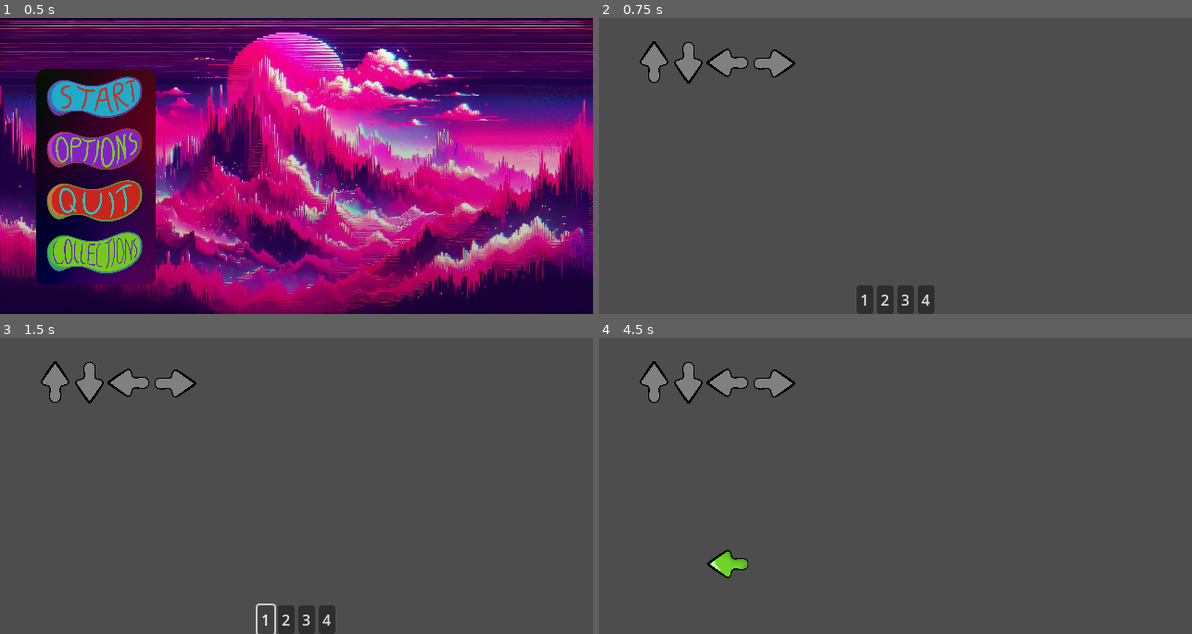
Above: before the commit, frames 1-4 (two rows, left to right).
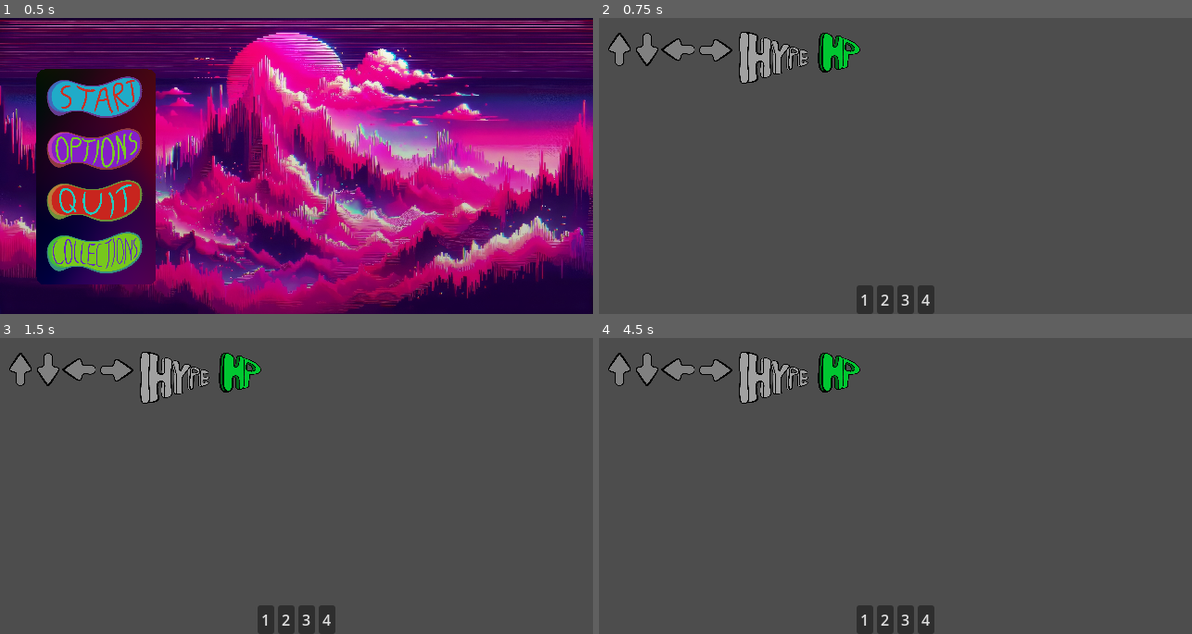
Above: after the commit, the same moments.

Repository: Wings-of-the-Abyss/Backspin
Game: Godot game, scene res://scenes/menu/main menu.tscn
Same seed, same stepped clock (60 frames per second), same inputs: the game is played once before the commit and once after it.
Inputs (mouse positions are in pixels of both pictures, inside the frame that each line leads up to):
- Up to frame 1 (0.5 s): no input
- Up to frame 2 (0.75 s): click (687, 94) at 0.5 s
- Up to frame 3 (1.5 s): click "1" at 1.25 s
- Up to frame 4 (4.5 s): click "2" at 2 s; click "3" at 2.75 s; click "4" at 3.5 s; tap Enter (ui_accept) at 4.25 s; move the mouse to (1025, 471) at 4.27 s; hold Right (right) from 4.28 s (still down)

Frame 1 is identical in both runs. In frame 2, 3.5% of the frame differs, in the area x 1-45%, y 4-23%; in frame 3, 3.5%; in frame 4, 4.9%, in the area x 1-57%, y 4-100%.

Commit message:
big stuff

Diff:
--- a/autoloads/Playerdata.gd
+++ b/autoloads/Playerdata.gd
@@ -2,17 +2,18 @@
 
 const EXAMPLE = preload("res://scenes/game/Moves/Example.tres")
 
-var CurrentScore: int = 0
-var Combo: int = 1
 var MoveDeck: Array[Move] = [
 	EXAMPLE,
 ]
 var ActionPoints: Array[StringName] = []
 
-func update_score(amount: int):
-	if amount < 0:
-		Combo = 1
-	CurrentScore = max(0, CurrentScore + (amount*Combo))
+var HP: int = 100
+var Hype: int = 0
+
+func update_hype(amount: int):
+	Hype += amount
+	if Hype >= 100:
+		HP = min(HP + 25, 100)
 
 func add_to_deck(m: Move) -> void:
 	#add additional deck adding  logic here
--- a/autoloads/TurnManager.gd
+++ b/autoloads/TurnManager.gd
@@ -26,8 +26,9 @@
 
 ##Sequence of events for the Player's turn
 func player_turn() -> void:
+	PlayerData.ActionPoints.append_array(actionpoint_refresh)
+	PlayerData.Hype = 0
 	player_turn_started.emit()
-	PlayerData.ActionPoints.append_array(actionpoint_refresh)
 	await execute_moves
 	execute_queue()
 	await execution_complete
@@ -53,25 +54,22 @@
 func add_move_to_queue(move: Move) -> void:
 	for N in move.Notes:
 		if !PlayerData.ActionPoints.has(N):
-			print("not enough action points")
 			return
 		PlayerData.ActionPoints.erase(N)
 	queue.append(move)
 
 ##Executes the queue
 func execute_queue() -> void:
-	print(queue)
 	for M in queue:
 		await play_move(M)
+	queue.clear()
 	execution_complete.emit()
 
 
 ##Executes the sequence of notes
 func play_move(move: Move) -> void:
-	print("bruh")
 	for i in range(move.Notes.size()):
 		var note_type = move.Notes[i]
-		print(note_type)
 		var note = Note.new()
 		note.assigned_input = note_type
 		active_notes.push_front(note)
--- a/scenes/game/Moves/Example.tres
+++ b/scenes/game/Moves/Example.tres
@@ -5,4 +5,4 @@
 [resource]
 script = ExtResource("1_l05d5")
 Notes = Array[StringName]([&"left", &"right", &"up", &"down"])
-Timings = Array[float]([1.0, 0.6, 1.4, 2.0])
+Timings = Array[float]([1.0, 0.6, 1.4, 0.6])
--- a/scenes/game/fight/fight_ui/move_deck.gd
+++ b/scenes/game/fight/fight_ui/move_deck.gd
@@ -30,7 +30,6 @@
 
 func _on_move_1_button_down() -> void:
 	TurnManager.add_move_to_queue(hand[0])
-	print(hand[0])
 
 func _on_move_2_button_down() -> void:
 	TurnManager.add_move_to_queue(hand[1])
--- a/scenes/game/fight/note_handler.gd
+++ b/scenes/game/fight/note_handler.gd
@@ -3,6 +3,7 @@
 @onready var NoteCatcher = $Notecatcher
 
 var FallingNotes: Dictionary = {}
+var FreedNotes: Array[Note] = []
 
 @onready var notecatcher = $Notecatcher
 
@@ -23,32 +24,37 @@
 			(Input.is_action_just_pressed("down") and N.assigned_input ==  &"down")
 			)
 
-		var score = 0.0
+		var score = 0
 		if input:
 			var poptime = abs(N.time_window)
 			if poptime < 0.2:
+				FreedNotes.append(N)
+				score = 30 * (1-poptime)
 				print("Hit!")
 			else:
+				score = -30
 				print("miss...")
 
 
-		if score != 0.0: PlayerData.update_score(score)
+		if score != 0: PlayerData.update_hype(score)
 
 func _process(delta):
 	if TurnManager.active_notes.is_empty(): return
-	var freed_notes = []
 	for N in TurnManager.active_notes:
 		if N.time_window <= -1.0:
-			freed_notes.append(N)
+			FreedNotes.append(N)
 			continue
 		N.time_window -= delta
 		var node = FallingNotes.get(N)
 		node.position.y = (note_startY*N.time_window)+notecatcher.position.y
-	for FN in freed_notes:
+
+	note_cleanup()
+
+func note_cleanup() -> void:
+	for FN in FreedNotes:
 		FallingNotes.get(FN).queue_free()
 		FallingNotes.erase(FN)
 		TurnManager.active_notes.erase(FN)
-
 
 func add_note(type: StringName, id: Note) -> void:
 	var sprite = Sprite2D.new()
@@ -58,16 +64,16 @@
 	match type:
 		&"left":
 			texture = ARROW_LEFT
-			startpos.x = 139.0
+			startpos.x = 327.0
 		&"up":
 			texture = ARROW_UP
-			startpos.x = 59.5
+			startpos.x = 248.5
 		&"right":
 			texture = ARROW_RIGHT
-			startpos.x = 188.0
+			startpos.x = 279.0
 		&"down":
 			texture = ARROW_DOWN
-			startpos.x = 96.0
+			startpos.x = 286.0
 
 	if texture:
 		sprite.scale = Vector2.ONE*0.125
--- a/scenes/game/fight/note_handler.tscn
+++ b/scenes/game/fight/note_handler.tscn
@@ -7,6 +7,6 @@
 script = ExtResource("1_1ppch")
 
 [node name="Notecatcher" type="Sprite2D" parent="."]
-position = Vector2(128, 48)
-scale = Vector2(0.124879, 0.124879)
+position = Vector2(77, 34)
+scale = Vector2(0.1, 0.1)
 texture = ExtResource("2_veia4")
--- a/scenes/game/game.tscn
+++ b/scenes/game/game.tscn
@@ -1,10 +1,13 @@
-[gd_scene load_steps=3 format=3 uid="uid://cbx4ekddo1dpc"]
+[gd_scene load_steps=4 format=3 uid="uid://cbx4ekddo1dpc"]
 
 [ext_resource type="PackedScene" uid="uid://bholuvfuiblp1" path="res://scenes/game/fight/note_handler.tscn" id="1_ymu70"]
 [ext_resource type="PackedScene" uid="uid://dlla330gdcucj" path="res://scenes/game/fight/fight_ui/move_deck.tscn" id="2_vtpkq"]
+[ext_resource type="PackedScene" uid="uid://d1csfjfy2em78" path="res://scenes/game/ui/health.tscn" id="3_yyhnl"]
 
 [node name="Game" type="Node"]
 
 [node name="NoteHandler" parent="." instance=ExtResource("1_ymu70")]
 
 [node name="MoveDeck" parent="NoteHandler" instance=ExtResource("2_vtpkq")]
+
+[node name="Health" parent="." instance=ExtResource("3_yyhnl")]
--- /dev/null
+++ b/scenes/game/ui/health.gd
@@ -0,0 +1,8 @@
+extends Control
+
+@onready var hp = $VBoxContainer/HP
+@onready var hype = $VBoxContainer/HYPE
+
+func _process(delta):
+	hp.value = PlayerData.HP
+	hype.value = PlayerData.Hype
--- /dev/null
+++ b/scenes/game/ui/health.tscn
@@ -0,0 +1,45 @@
+[gd_scene load_steps=6 format=3 uid="uid://d1csfjfy2em78"]
+
+[ext_resource type="Script" path="res://scenes/game/ui/health.gd" id="1_7n667"]
+[ext_resource type="Texture2D" uid="uid://dkjibymkil15s" path="res://assets/ui/Hype.png" id="2_k1uy5"]
+[ext_resource type="Texture2D" uid="uid://cqrl234pjjuo" path="res://assets/ui/Hype_progress.png" id="3_edggg"]
+[ext_resource type="Texture2D" uid="uid://d1tisnlpwjiyb" path="res://assets/ui/HP.png" id="4_gg0vo"]
+[ext_resource type="Texture2D" uid="uid://dxme31jjm1ndy" path="res://assets/ui/HP_progress.png" id="5_yh0fb"]
+
+[node name="Health" type="Control"]
+layout_mode = 3
+anchors_preset = 15
+anchor_right = 1.0
+anchor_bottom = 1.0
+offset_top = 13.0
+offset_bottom = 13.0
+grow_horizontal = 2
+grow_vertical = 2
+size_flags_horizontal = 3
+script = ExtResource("1_7n667")
+
+[node name="VBoxContainer" type="HBoxContainer" parent="."]
+layout_mode = 1
+offset_left = 124.0
+offset_right = 411.0
+offset_bottom = 80.0
+scale = Vector2(0.75, 0.75)
+theme_override_constants/separation = -67
+
+[node name="HYPE" type="TextureProgressBar" parent="VBoxContainer"]
+layout_mode = 2
+size_flags_horizontal = 3
+size_flags_vertical = 3
+value = 77.0
+nine_patch_stretch = true
+texture_under = ExtResource("2_k1uy5")
+texture_progress = ExtResource("3_edggg")
+
+[node name="HP" type="TextureProgressBar" parent="VBoxContainer"]
+layout_mode = 2
+size_flags_horizontal = 3
+size_flags_vertical = 3
+value = 100.0
+nine_patch_stretch = true
+texture_under = ExtResource("4_gg0vo")
+texture_progress = ExtResource("5_yh0fb")
Binary file added: assets/ui/HP.png
Not shown, added: assets/ui/HP.png.import
Binary file added: assets/ui/HP_progress.png
Not shown, added: assets/ui/HP_progress.png.import
Binary file added: assets/ui/Hype.png
Not shown, added: assets/ui/Hype.png.import
Binary file added: assets/ui/Hype_progress.png
Not shown, added: assets/ui/Hype_progress.png.import
Binary file added: assets/ui/Progress_bar.png
Not shown, added: assets/ui/Progress_bar.png.import
Binary file added: assets/ui/Progress_bar2.png
Not shown, added: assets/ui/Progress_bar2.png.import
(and 10 more such lines)
